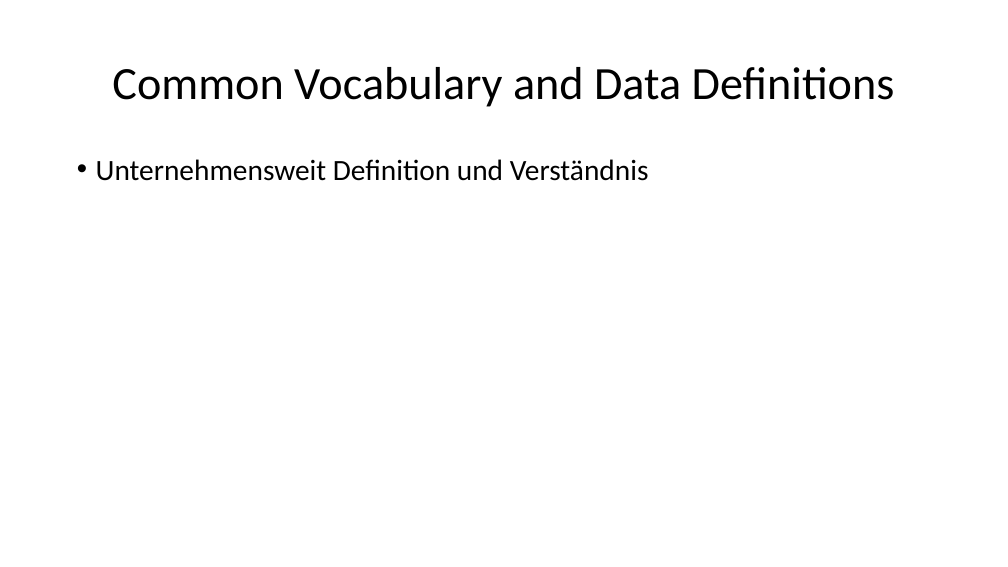
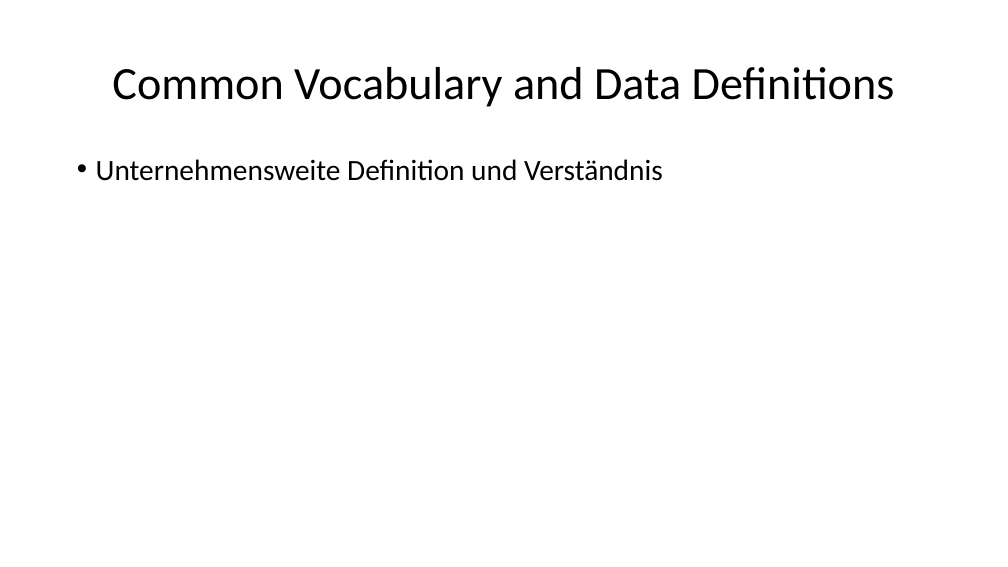
Before and after one commit to ehmkah/cas_swa_sad, a slide deck: slide 6 of Architekturprinzip/Architekturprinzipen.pptx. Drawn at 1008x567 pixels with LibreOffice and Linux fonts; fonts in the diff are those of the drawing. Boxes give left, top, right and bottom in pixels: in the first picture for what was removed or moved away, otherwise in the second. Text is boxed around its words. In the diff, an @@ line names an element or a change of style, - is before the commit and + after.

```diff
--- a/Architekturprinzip/Architekturprinzipen.pptx
+++ b/Architekturprinzip/Architekturprinzipen.pptx
@@ text at bbox=[96, 159, 663, 181]: text changed @@
-• Unternehmensweit Definition und Verständnis
+• Unternehmensweite Definition und Verständnis
```
Also in this commit, not shown: 7 other slides changed, 1 slide added, 1 slide removed.
